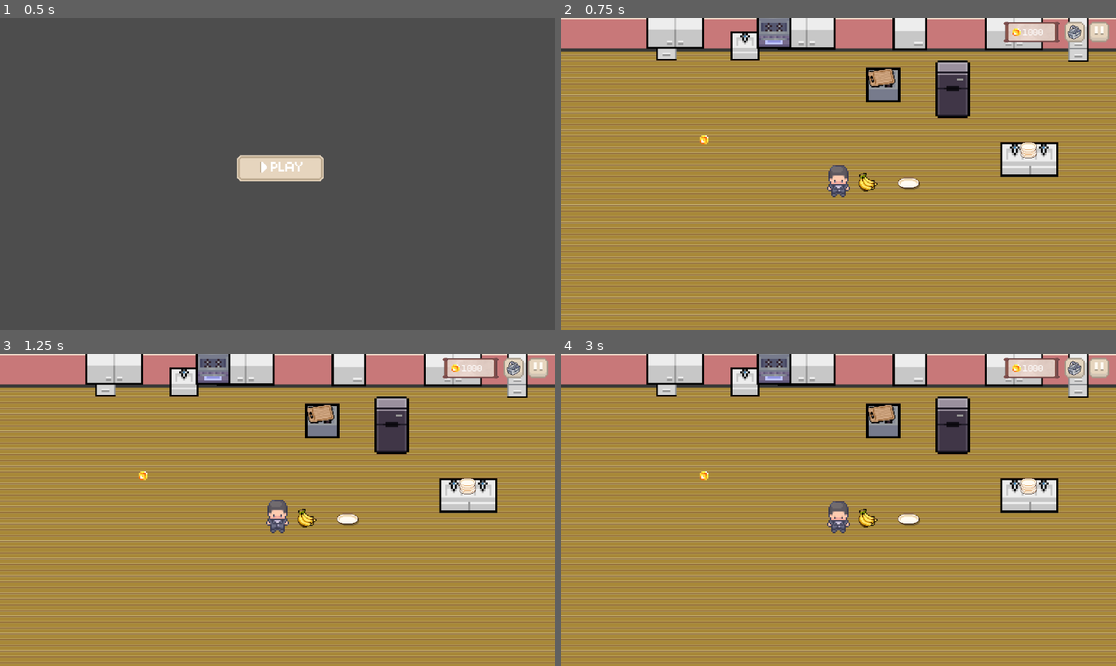
Above: before the commit, frames 1-4 (two rows, left to right).
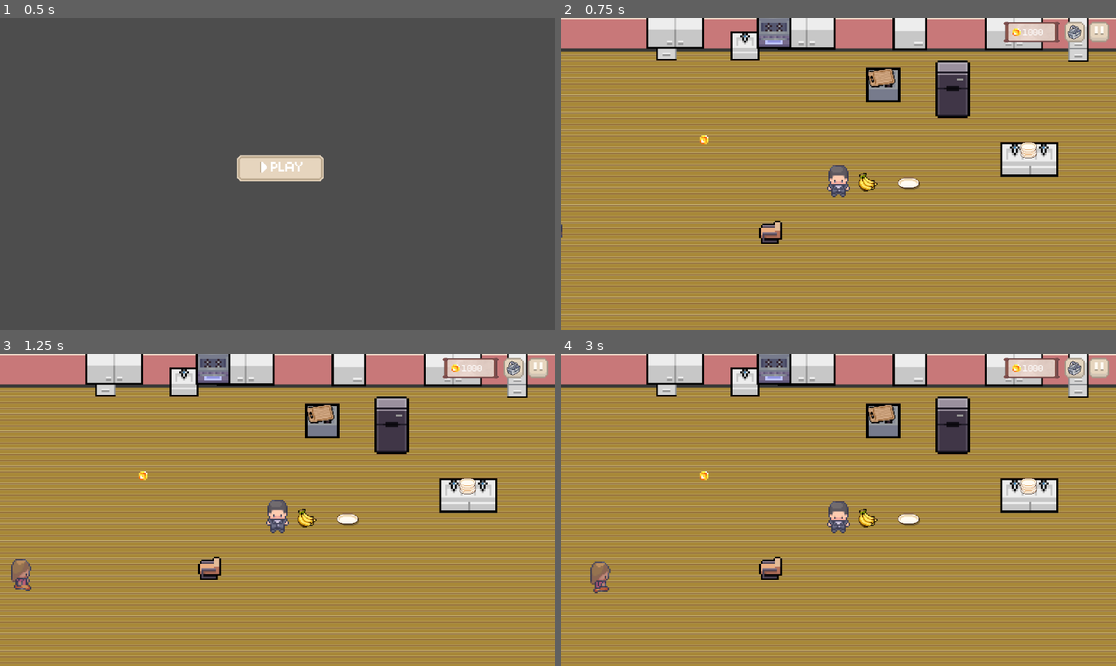
Above: after the commit, the same moments.

Repository: juliashenn/cs415_group58
Game: Godot game, scene res://selection.tscn
The game is run twice, just before and just after one commit, with the same random seed, the same clock (stepped at 60 frames per second) and the same inputs. Sound files missing from this copy of the repository are replaced by a short silence.
Inputs (mouse positions are in pixels of both pictures, inside the frame that each line leads up to):
- Up to frame 1 (0.5 s): no input
- Up to frame 2 (0.75 s): click (838, 167) at 0.5 s
- Up to frame 3 (1.25 s): no input
- Up to frame 4 (3 s): click (1077, 366) at 1.25 s; click (1099, 366) at 2 s; click (938, 410) at 2.75 s

Frame 1 is identical in both runs. In frame 2, 0.3% of the frame differs, in the area x 0-40%, y 64-73%; in frame 3, 0.5%, in the area x 2-40%, y 64-76%; in frame 4, 0.5%.

Commit message:
stuff
stff

Diff:
--- a/restaurant.tscn
+++ b/restaurant.tscn
@@ -19,6 +19,7 @@
 [ext_resource type="PackedScene" uid="uid://c2iixnta5l20k" path="res://plate.tscn" id="15_dg7ln"]
 [ext_resource type="PackedScene" uid="uid://drc5ahbsufdex" path="res://furniture/appliances/counter_2.tscn" id="15_tqc25"]
 [ext_resource type="PackedScene" uid="uid://8mw21oglmtr8" path="res://furniture/appliances/fridge.tscn" id="16_dvxpe"]
+[ext_resource type="PackedScene" uid="uid://bpcvrf3jy6jo3" path="res://furniture/chairs/chair1l.tscn" id="16_o1kau"]
 [ext_resource type="PackedScene" uid="uid://4x4shgoweud" path="res://customer_amelia.tscn" id="17_mv1iw"]
 [ext_resource type="Script" uid="uid://cvukqdxbhanbc" path="res://customer_spawner.gd" id="18_obl2x"]
 [ext_resource type="PackedScene" uid="uid://qhj16dyijiao" path="res://furniture/appliances/cutting_board.tscn" id="19_3pth6"]
@@ -242,6 +243,9 @@
 
 [node name="tables" type="Node" parent="."]
 
+[node name="Chair1" parent="tables" instance=ExtResource("16_o1kau")]
+position = Vector2(423, 324)
+
 [node name="Stove" parent="." groups=["stove"] instance=ExtResource("12_4ec08")]
 position = Vector2(428, 46)
 
Not shown: 1 places in restaurant.tscn that only renumber resources
